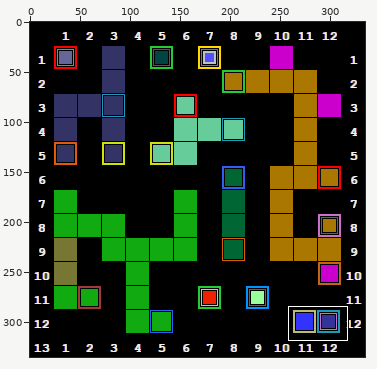
Sprite sheet, stored at warrens.png. The first picture is a wide view before the edit; the outline marks the close-up.
Close-up. Before the edit:
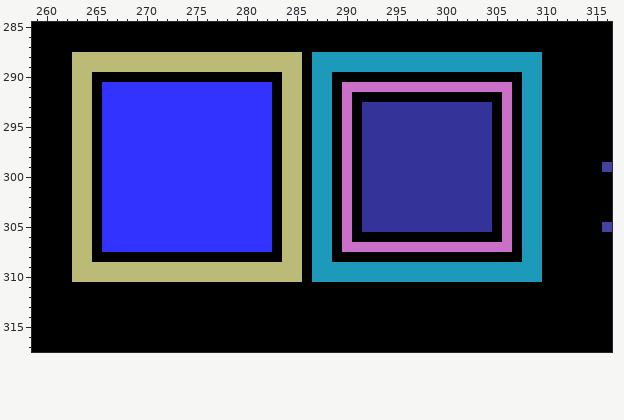
The file is 335x335 pixels. Colours within 5 levels of each other are drawn and written as one. Shown: x 259..316, y 285..317.
After the commit:
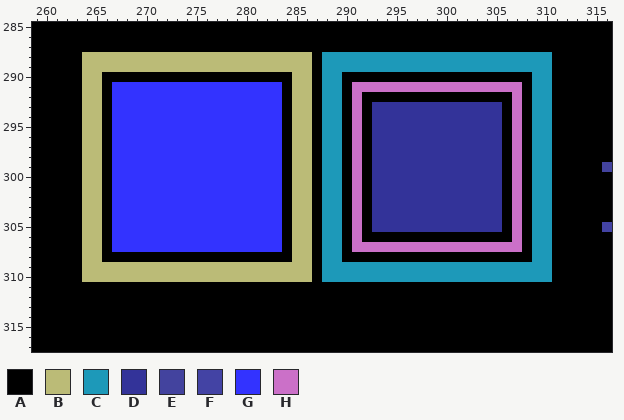
Palette (. is transparent): A #000000  B #bbbb77  C #1d99b9  D #333399  E #43439e  F #4343a4  G #3333ff  H #cb70c8
The author wrote: Brings warrens/terra nullius update to bug testing phase
The exact change:
y 288..289: x 263 B -> A; x 286..287 AC -> BA; x 310 A -> C
y 290: x 263 B -> A; x 265 A -> B; x 284 B -> A; x 286..287 AC -> BA; x 289 A -> C; x 308 C -> A; x 310 A -> C
y 291: x 263 B -> A; x 265..266 AG -> BA; x 283..284 AB -> GA; x 286..287 AC -> BA; x 289..290 AH -> CA; x 307..308 AC -> HA; x 310 A -> C
y 292: x 263 B -> A; x 265..266 AG -> BA; x 283..284 AB -> GA; x 286..287 AC -> BA; x 289..291 AHA -> CAH; x 306..308 HAC -> AHA; x 310 A -> C
y 293..305: x 263 B -> A; x 265..266 AG -> BA; x 283..284 AB -> GA; x 286..287 AC -> BA; x 289..292 AHAD -> CAHA; x 305..308 AHAC -> DAHA; x 310 A -> C
y 306: x 263 B -> A; x 265..266 AG -> BA; x 283..284 AB -> GA; x 286..287 AC -> BA; x 289..291 AHA -> CAH; x 306..308 HAC -> AHA; x 310 A -> C
y 307: x 263 B -> A; x 265..266 AG -> BA; x 283..284 AB -> GA; x 286..287 AC -> BA; x 289..290 AH -> CA; x 307..308 AC -> HA; x 310 A -> C
y 308: x 263 B -> A; x 265 A -> B; x 284 B -> A; x 286..287 AC -> BA; x 289 A -> C; x 308 C -> A; x 310 A -> C
y 309..310: x 263 B -> A; x 286..287 AC -> BA; x 310 A -> C
